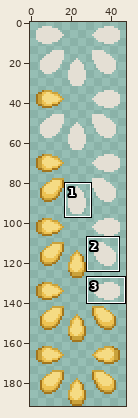
One commit to this sprite sheet: data/sprites/menus/pumpkin_seeds.png. The first picture is a wide view before the edit; the outline marks the close-up.
Close-up. Before the commit:
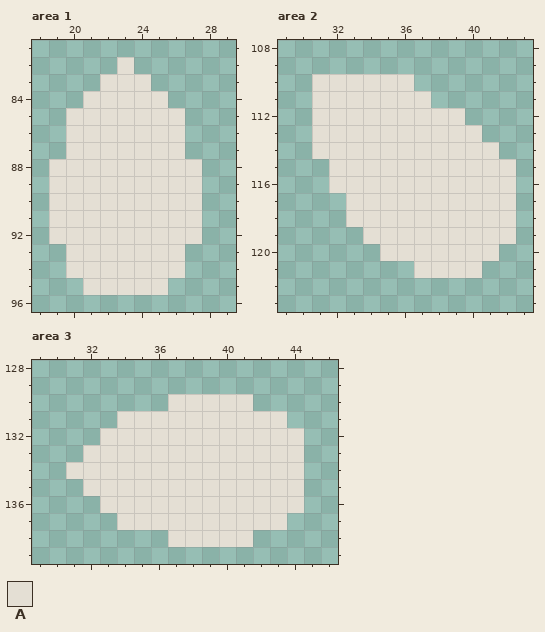
The file is 48x192 pixels. Shown: area 1: x 18..29, y 81..96; area 2: x 29..43, y 108..123; area 3: x 29..46, y 128..139. The commit also changed other parts of the picture, which this record leaves out.
Palette (. is transparent): A #e4dfd4
After:
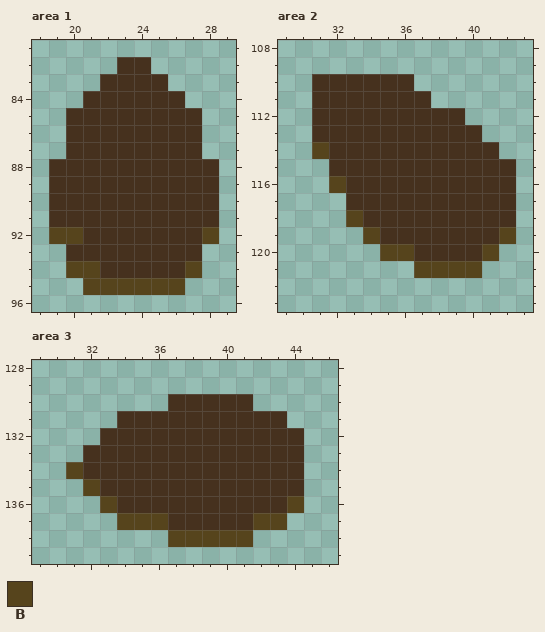
Colours new in this view: B #56441c
Changes in this commit:
Colour A changes from #e4dfd4 to #46311e.
Area 1:
The author put colour A in row 82 at x 24; in row 83 at x 25; in row 84 at x 26; in rows 85 to 87 at x 27; in rows 88 to 91 at x 28; in row 93 at x 27.
The author put colour B in row 92 at x 28; in row 94 at x 27; in row 95 at x 26.
Colour A becomes colour B in row 92 at x 19 to 20; in row 94 at x 20 to 21; in row 95 at x 21 to 25.
Area 2:
Colour A becomes colour B in row 114 at x 31; in row 116 at x 32; in row 118 at x 33; in row 119 at x 34 and 42; in row 120 at x 35 to 36 and 41; in row 121 at x 37 to 40.
Area 3:
Colour A becomes colour B in row 134 at x 31; in row 135 at x 32; in row 136 at x 33 and 44; in row 137 at x 34 to 36 and 42 to 43; in row 138 at x 37 to 41.
